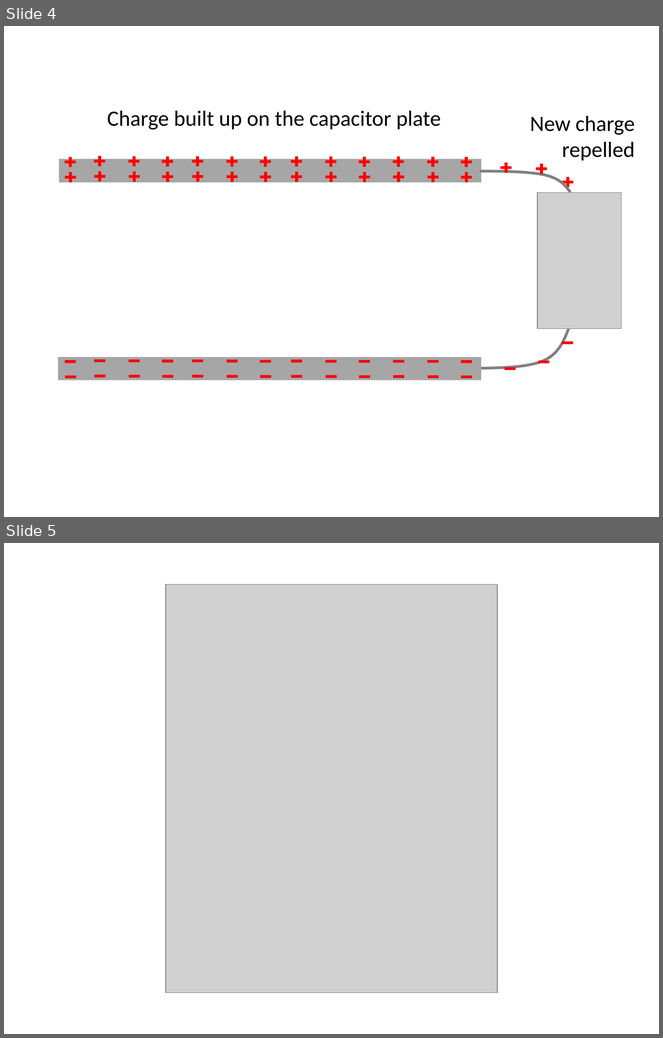
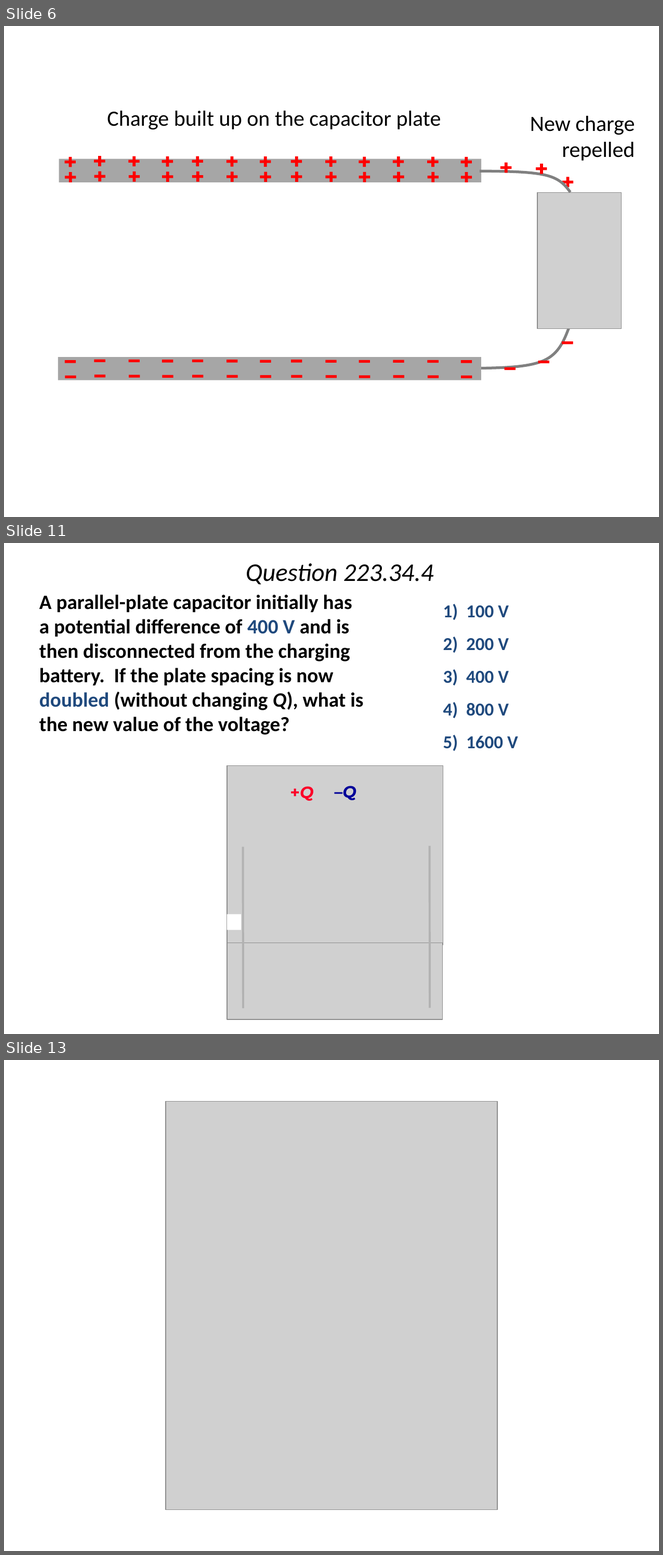
Before and after one commit to rtlines/PH223-Engineering-Physics, a slide deck: Slides/PH223_Lecture_34.pptx. Shown one above the other, each under a label of ours: slides 4 and 5 before the commit, slides 6, 11 and 13 after it; the slides between them are not shown. The pictures are 663x1038 and 663x1555 pixels, drawn with LibreOffice and Linux fonts; fonts in the diff are those of the drawing; grey boxes stand for pictures. Boxes give left, top, right and bottom in pixels: in the first picture for what was removed or moved away, otherwise in the second. Text is boxed around its words. In the diff, an @@ line names an element or a change of style, - is before the commit and + after.

```diff
--- a/Slides/PH223_Lecture_34.pptx
+++ b/Slides/PH223_Lecture_34.pptx
@@ slide 11 added at <box>4,543,659,1034</box>, background #FFFFFF @@
@@ title added at <box>246,563,434,585</box>, 28 pt, text #000000, italic @@
+Question 223.34.4
@@ text added at <box>39,594,363,735</box>, 22.4 pt, text #000000, bold @@
+A parallel-plate capacitor initially has a potential difference of 400 V and is then disconnected from the charging battery. If the plate spacing is now doubled (without changing Q), what is the new value of the voltage?
@@ text added at <box>443,604,518,751</box>, 20 pt, text #1F497D, bold @@
+1) 100 V
+2) 200 V
+3) 400 V
+4) 800 V
+5) 1600 V
@@ group added at <box>227,766,443,1034</box>: 2 ellipses, 2 pictures, 2 lines, 2 texts, 1 rectangle @@
++Q
+–Q
@@ what was slide 4 is now slide 6 @@
@@ what was slide 5 is now slide 13 @@
```
Also in this commit, not shown: 18 other slides added, 14 other files.
